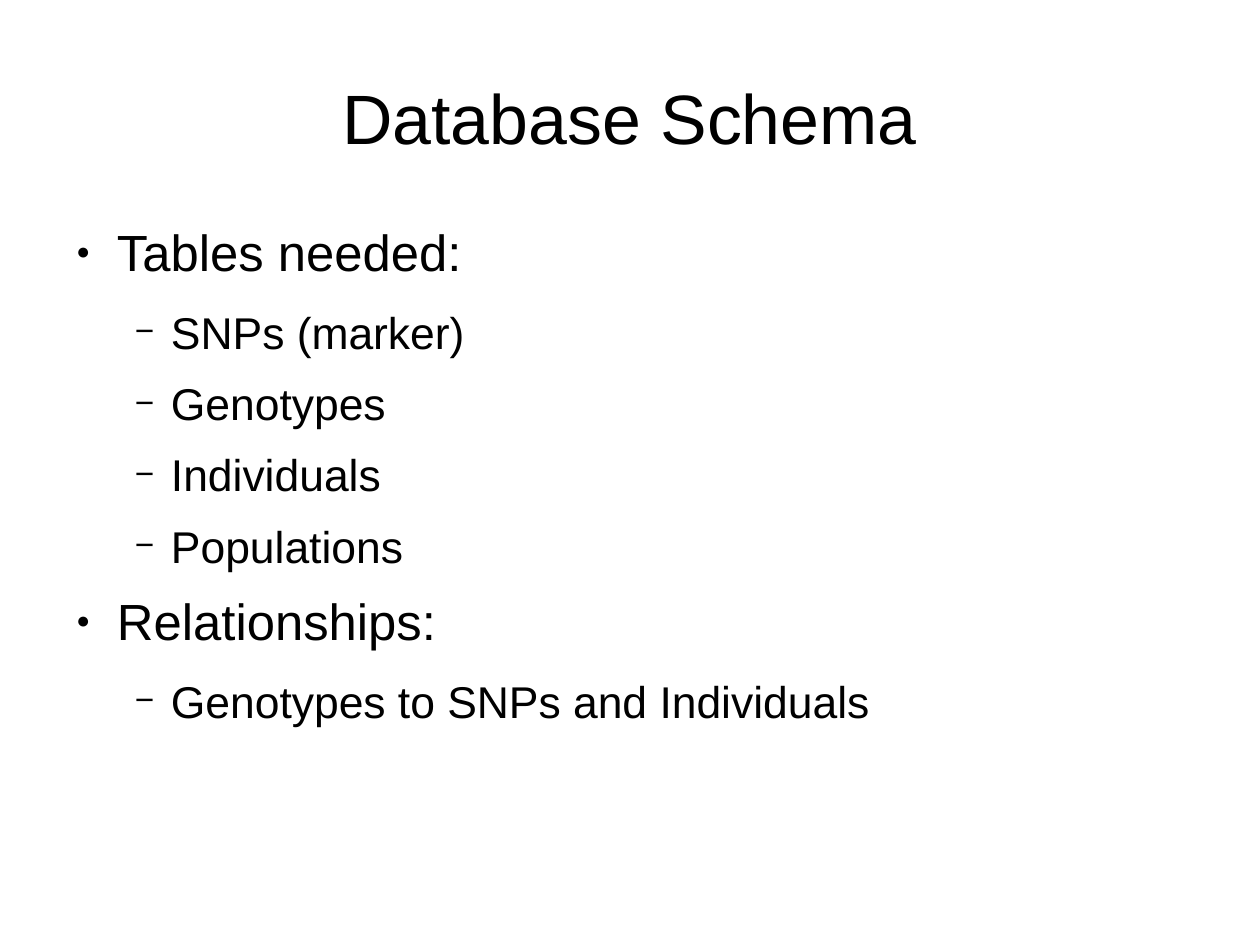
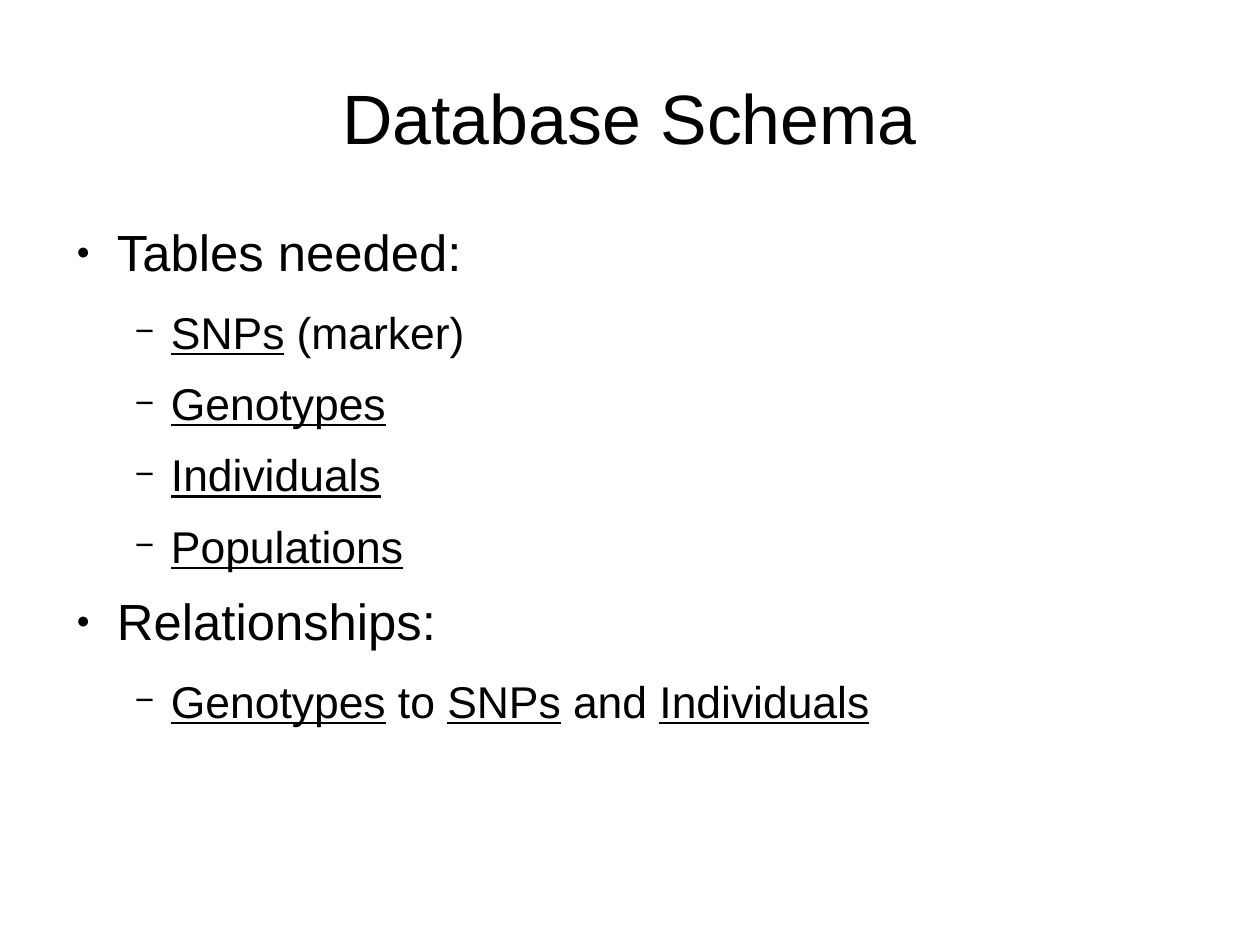
Before and after one commit to dalloliogm/snps-database, a slide deck: slide 5 of HGDP database/docs/Slides/database for hgdp.odp (slide 4 before the commit). Drawn at 1260x945 pixels with LibreOffice and Linux fonts; fonts in the diff are those of the drawing. Boxes give left, top, right and bottom in pixels: in the first picture for what was removed or moved away, otherwise in the second. Text is boxed around its words. In the diff, an @@ line names an element or a change of style, - is before the commit and + after.

```diff
--- a/HGDP database/docs/Slides/database for hgdp.odp
+++ b/HGDP database/docs/Slides/database for hgdp.odp
@@ text at bbox=[171, 316, 869, 727]: underline on in "SNPs", "Genotypes", "Individuals", "Populations" and 1 more places @@
```
Also in this commit, not shown: 4 other slides changed, 2 slides added, 2 other files.
